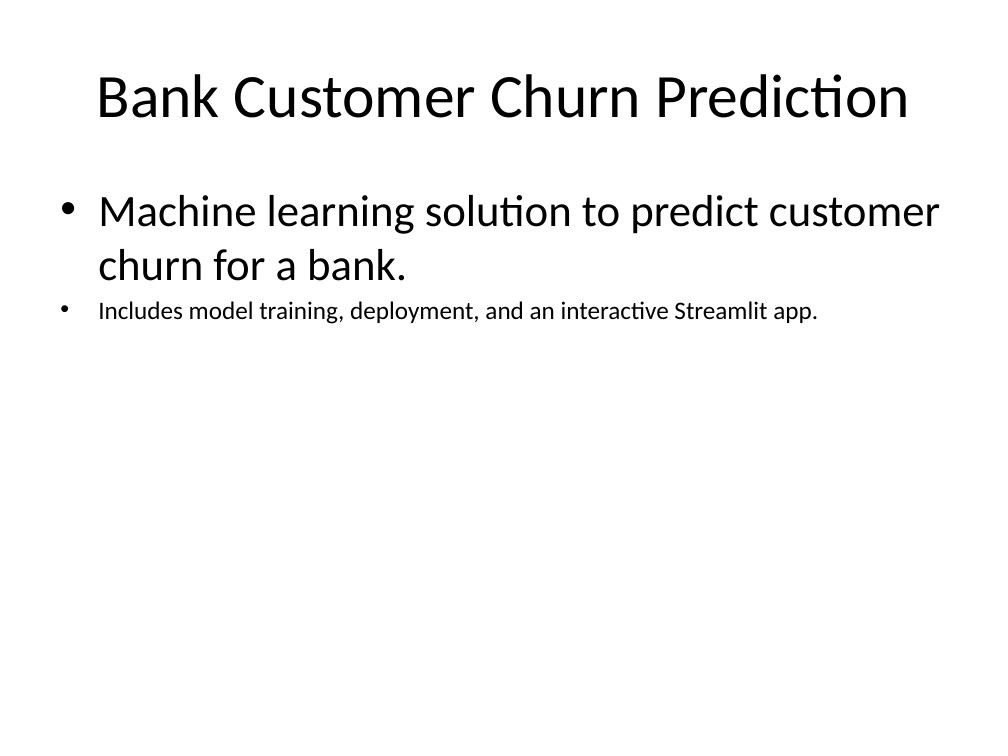
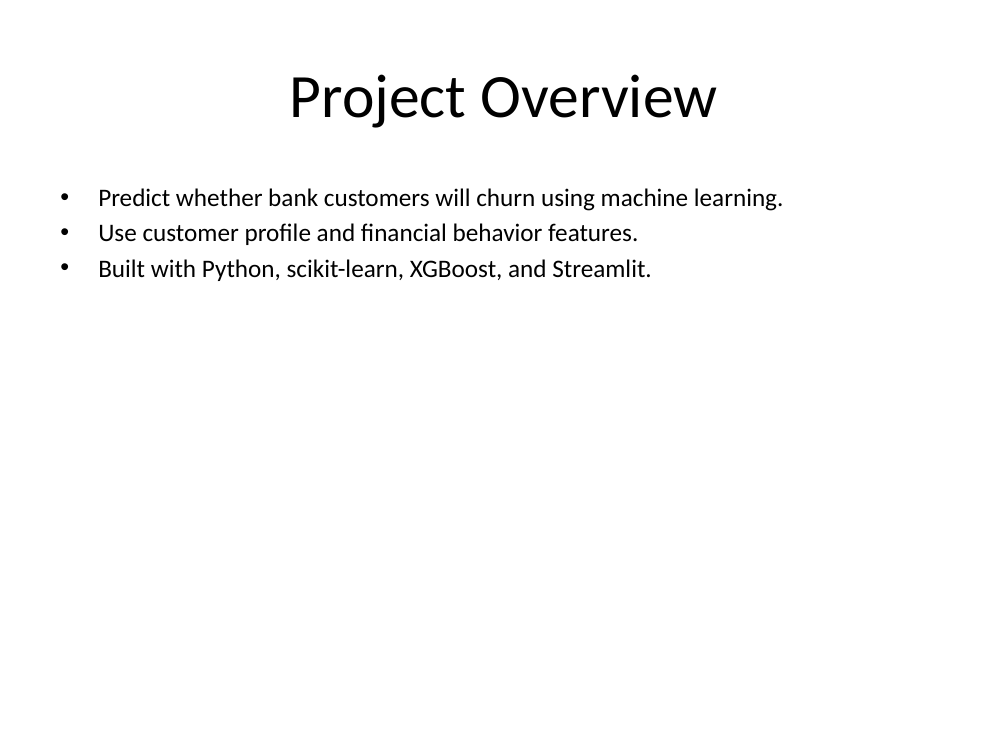
Before and after one commit to Luckyrajbhar/bank-customer-churn-ml, a slide deck: slide 2 of Bank_Churn_Presentation.pptx (slide 1 before the commit). Drawn at 1008x756 pixels with LibreOffice and Linux fonts; fonts in the diff are those of the drawing. Boxes give left, top, right and bottom in pixels: in the first picture for what was removed or moved away, otherwise in the second. Text is boxed around its words. In the diff, an @@ line names an element or a change of style, - is before the commit and + after.

```diff
--- a/Bank_Churn_Presentation.pptx
+++ b/Bank_Churn_Presentation.pptx
@@ title at [290,74,717,128]: text changed @@
-Bank Customer Churn Prediction
+Project Overview
@@ text at [98,188,784,281]: text changed @@
-• Machine learning solution to predict customer churn for a bank.
-• Includes model training, deployment, and an interactive Streamlit app.
+• Predict whether bank customers will churn using machine learning.
+• Use customer profile and financial behavior features.
+• Built with Python, scikit-learn, XGBoost, and Streamlit.
```
Also in this commit, not shown: 4 other slides changed, 3 slides added, 1 slide removed, 2 other files.
